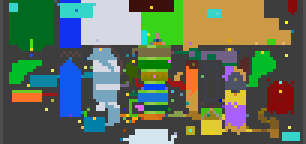
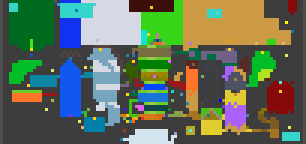
Before/after of a 306×144 layered artwork. What changed in the layer stack:
painted on "biome_map.png" over (x1=258, y1=69, x2=273, y2=81)
